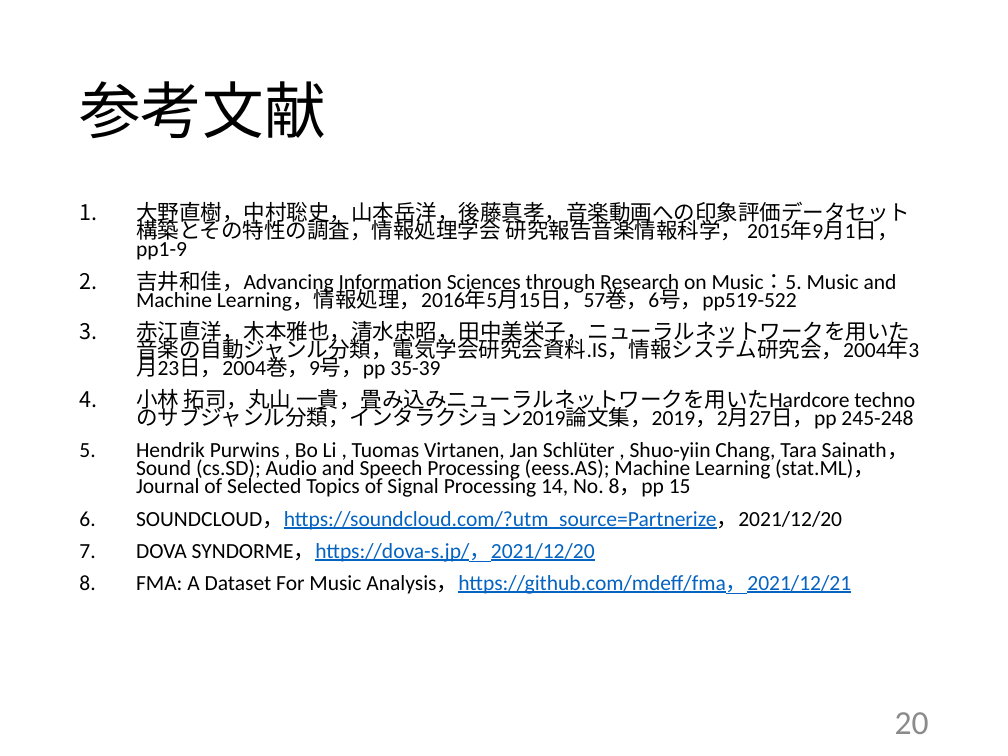
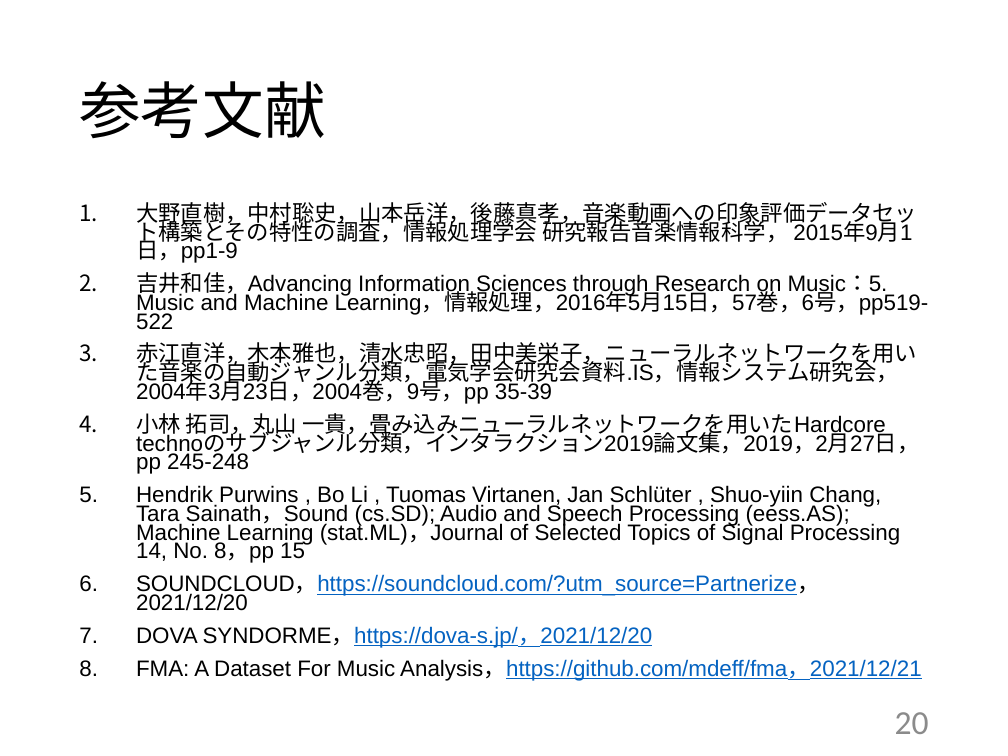
Before and after one commit to kait-takanolab/1821144-yoshii-thesis, a slide deck: slide 20 of 発表用スライド/1821144_卒研発表.pptx. Drawn at 1008x756 pixels with LibreOffice and Linux fonts; fonts in the diff are those of the drawing. Boxes give left, top, right and bottom in pixels: in the first picture for what was removed or moved away, otherwise in the second. Text is boxed around its words. In the diff, an @@ line names an element or a change of style, - is before the commit and + after.

```diff
--- a/発表用スライド/1821144_卒研発表.pptx
+++ b/発表用スライド/1821144_卒研発表.pptx
@@ text "大野直樹，中村聡史，山本岳洋，後藤真孝，音楽動画への印象評価データセット構築とその特性の調査，情報処理学会 研究報告音楽 ..." at (x1=136, y1=202, x2=929, y2=681): size 15.4 to 16 pt, font Calibri to Arial @@
```
Also in this commit, not shown: 3 other slides changed, 1 slide added, 1 slide removed.
